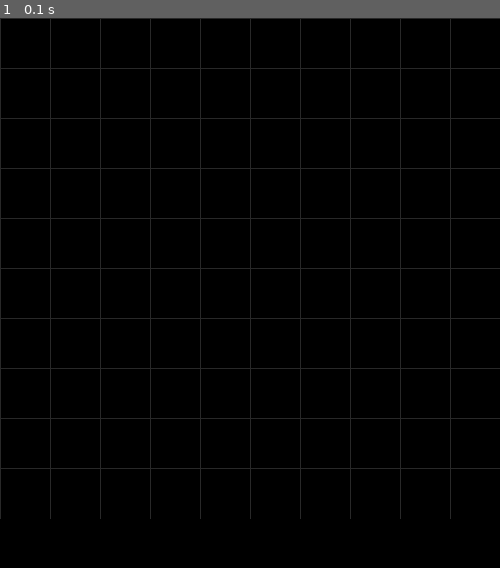
Above: before the commit, frame 1.
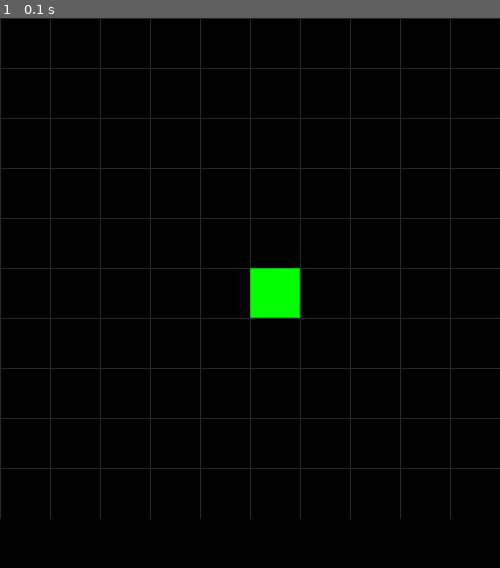
Above: after the commit, the same moment.

Repository: fibetus/WebSnake
Game: pygame game, started from main.py
Same seed, same stepped clock (60 frames per second), same inputs: the game is played once before the commit and once after it.
Inputs:
- Up to frame 1 (0.1 s): no input

The runs differ from the first frame. In frame 1, 0.9% of the frame differs, in the area x 50-60%, y 45-55%.

Commit message:
Add snake into grid

Diff:
--- a/ui/ui.py
+++ b/ui/ui.py
@@ -48,6 +48,21 @@
             # Draw the grid
             self._draw_grid(screen)
 
+            # Draw the snake
+            for segment in self.game.snake:
+                x, y = segment
+                # Convert grid coordinates to pixel coordinates
+                rect = pygame.Rect(
+                    x * self.cell_size,
+                    y * self.cell_size,
+                    self.cell_size,
+                    self.cell_size
+                )
+                pygame.draw.rect(screen, self.GREEN, rect)
+
+                # Draw a darker border for the snake segment
+                pygame.draw.rect(screen, (0, 200, 0), rect, 1)
+
             # Update the display
             pygame.display.flip()
 
